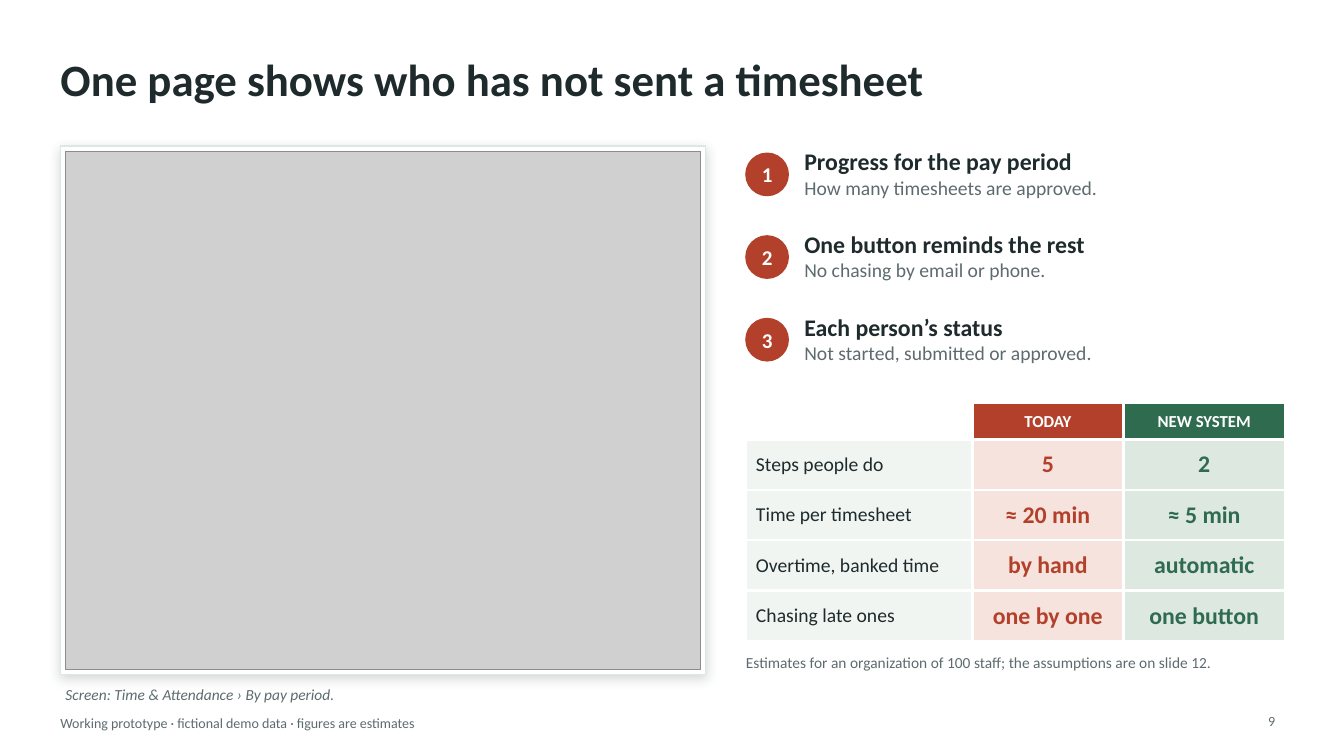
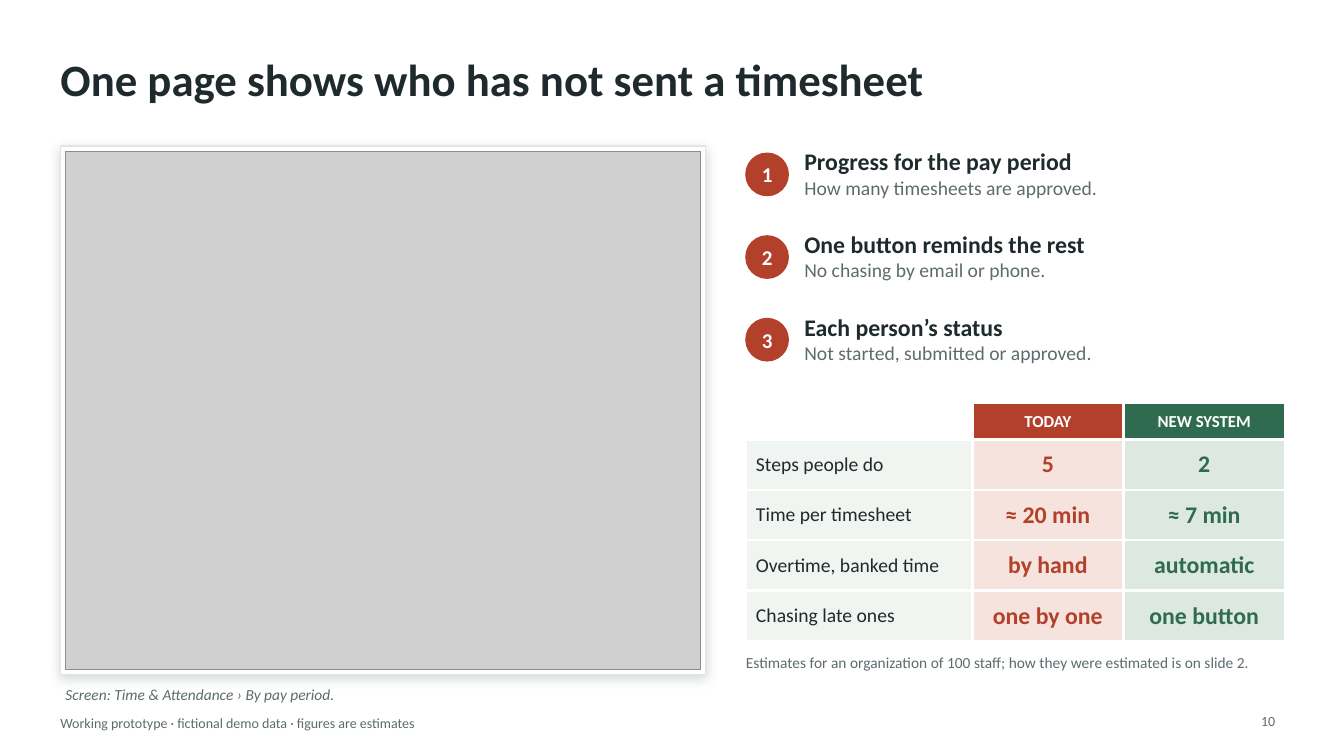
Before and after one commit to AndalibOlee/Portfolio, a slide deck: slide 10 of demo-platform/docs/DEMO_Executive_Presentation.pptx (slide 9 before the commit). Drawn at 1344x756 pixels with LibreOffice and Linux fonts; fonts in the diff are those of the drawing; grey boxes stand for pictures. Boxes give left, top, right and bottom in pixels: in the first picture for what was removed or moved away, otherwise in the second. Text is boxed around its words. In the diff, an @@ line names an element or a change of style, - is before the commit and + after.

```diff
--- a/demo-platform/docs/DEMO_Executive_Presentation.pptx
+++ b/demo-platform/docs/DEMO_Executive_Presentation.pptx
@@ table at (746, 403, 1286, 632) @@
-row 3, column 3: ≈ 5 min
+row 3, column 3: ≈ 7 min
@@ text at (746, 657, 1249, 671): text changed @@
-Estimates for an organization of 100 staff; the assumptions are on slide 12.
+Estimates for an organization of 100 staff; how they were estimated is on slide 2.
@@ page number at (1261, 717, 1275, 726): text changed @@
-9
+10
```
Also in this commit, not shown: 8 other slides changed, 1 slide added, 1 slide removed, 13 other files.
